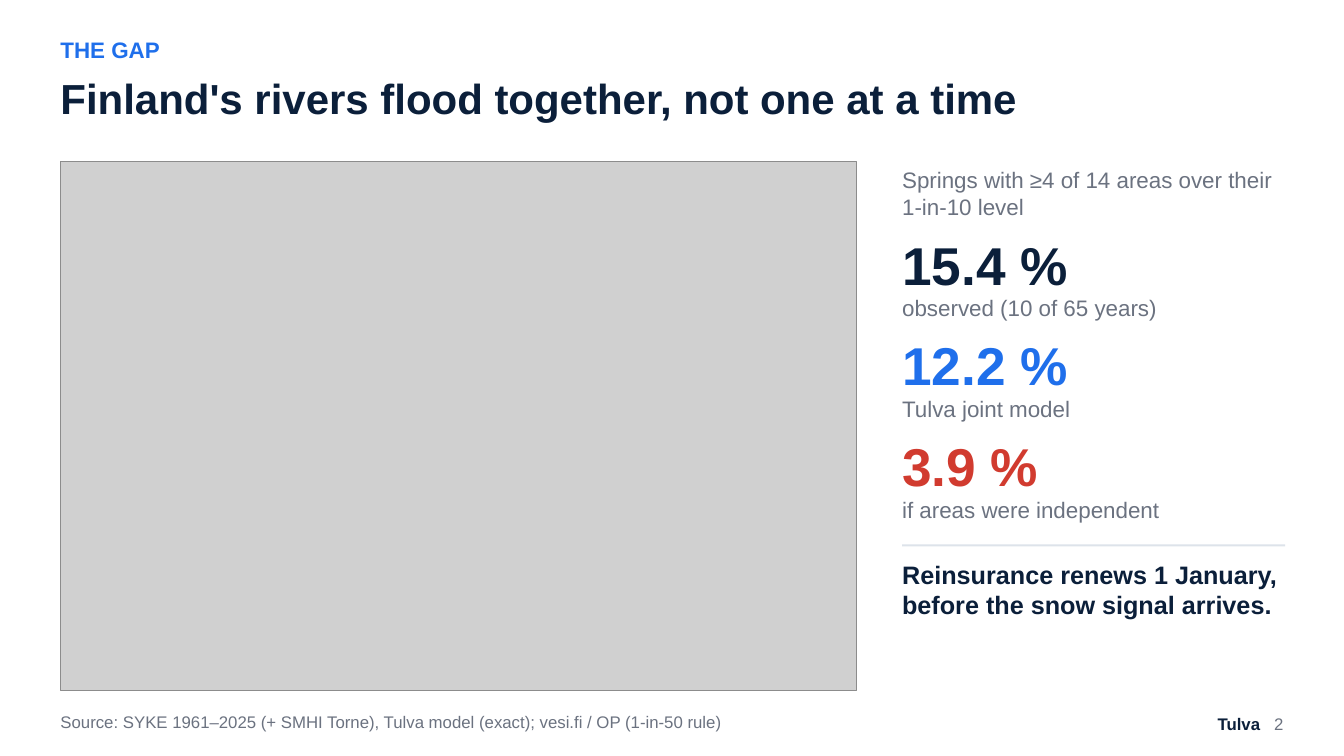
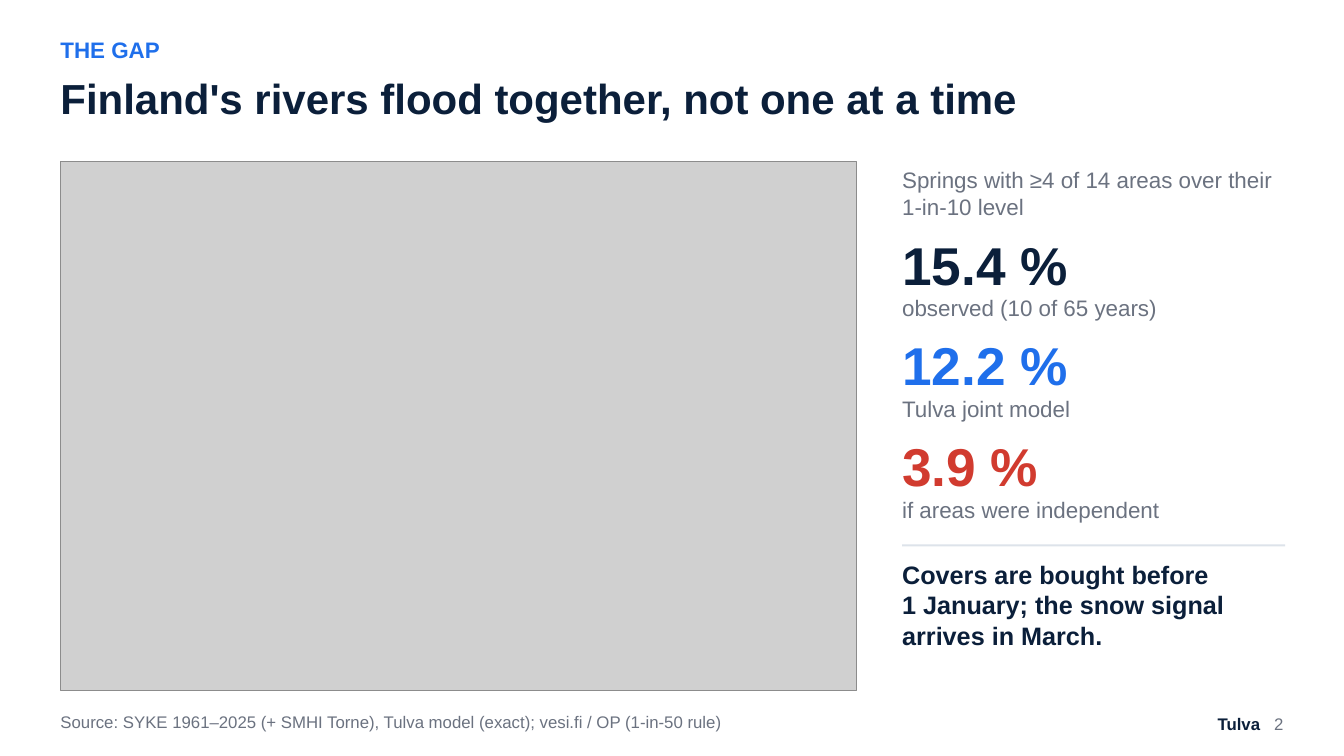
Before and after one commit to Zawaer/tulva, a slide deck: slide 2 of deck/Tulva_QxF2026.pptx. Drawn at 1344x756 pixels with LibreOffice and Linux fonts; fonts in the diff are those of the drawing; grey boxes stand for pictures. Boxes give left, top, right and bottom in pixels: in the first picture for what was removed or moved away, otherwise in the second. Text is boxed around its words. In the diff, an @@ line names an element or a change of style, - is before the commit and + after.

```diff
--- a/deck/Tulva_QxF2026.pptx
+++ b/deck/Tulva_QxF2026.pptx
@@ text at (x1=902, y1=565, x2=1224, y2=646): text changed @@
-Reinsurance renews 1 January, before the snow signal arrives.
+Covers are bought before 1 January; the snow signal arrives in March.
```
Also in this commit, not shown: 5 other slides changed, 17 other files.
